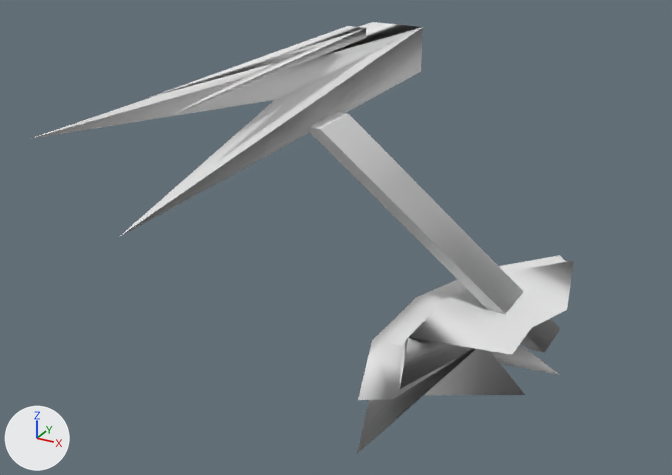
A saved change to the OBJ model assets/meshes/hull_terran_frigate_frag_1.obj.
One viewpoint serves both versions: a 50 mm camera at (0.23, -3.2, 2.51) aimed at (-1.42, -0.2, 1.01). The axes (+X, +Y, +Z) are drawn at lower left. The lights are the same throughout. The older version comes first. Where no turn or scale is listed for an object, it has been applied to the vertices.

Objects in the first picture: 'hull_terran_frigate_frag_1'.
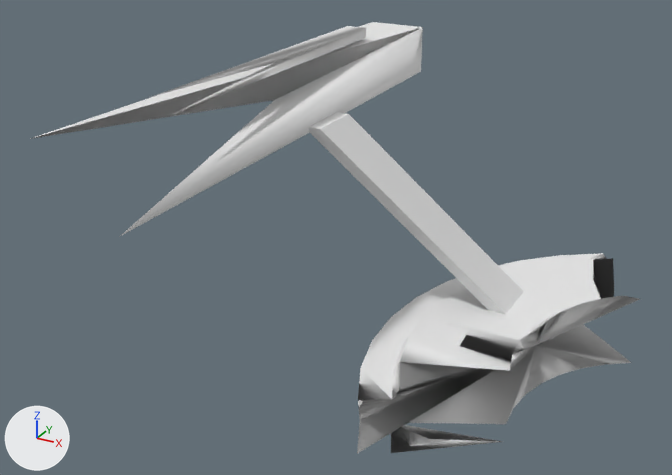
Changed parts and their boxes [x1, y1, x2, y2] in the pictures (672 x 475 px; the box of a moved part takes in the faces that stretch with it):
'hull_terran_frigate_frag_1', reshaped (12% wider)
    before: [30, 22, 574, 453]
    after: [30, 22, 640, 453]
part 1 of me_hull_terran_frigate_frag_1, built on
    before: [358, 255, 574, 453]
    after: [357, 253, 640, 453]
part 2 of me_hull_terran_frigate_frag_1, moved or reshaped
    both: [119, 28, 421, 237]

The change in detail:
me_hull_terran_frigate_frag_1 is used by ob_hull_terran_frigate_frag_1; location (0.0, 0.0, 0.0).
Verts and faces of me_hull_terran_frigate_frag_1; kept vertices keep their numbers, new ones are numbered from 61.
Before the commit, vertices of me_hull_terran_frigate_frag_1: 30 (-1.88, 1.02, 1.41), 32 (-1.6, 1.02, 1.63) at pixel (422, 27), 33 (-1.9, -1.26, 1.65) at pixel (28, 139), 34 (-1.58, -1.26, 1.39) at pixel (118, 237), 36 (-1.79, 0.58, 1.64).
Before the commit, vertices of me_hull_terran_frigate_frag_1: 38 (-1.69, 0.58, 1.69) at pixel (366, 28), 39 (-1.79, -0.83, 1.69), 40 (-1.69, -0.83, 1.64) at pixel (172, 114), 59 (-1.74, -0.12, 1.52) at pixel (274, 100), 60 (-1.74, -0.12, 1.67) at pixel (273, 63).
me_hull_terran_frigate_frag_1 had 61 vertices, 102 faces and spanned x -1.9..-0.61, y -1.26..1.03, z 0.28..1.69.
me_hull_terran_frigate_frag_1 now has 106 vertices, 190 faces and spans x -1.9..-0.35, y -1.26..1.16, z 0.28..1.69.
Part 1, on me_hull_terran_frigate_frag_1:
2 vertices are removed from x -0.91..-0.7, y 0.2..0.44, z 0.43..0.47.
60 faces are deleted.
42 vertices are added at x -1.28..-0.35, y -0.52..1.16, z 0.28..0.67.
5 new vertices lie (0.0, 0.0, 0.24) away from vertices in x -1.28..-0.64, y -0.39..1.16, z 0.33.
113 new faces join them, mat_skin (white #e7e7e7).
35 new faces join them, mat_interior (white #e7e7e7).
Part 2, on me_hull_terran_frigate_frag_1:
Faces deleted: (32, 34, 59), (30, 33, 59), (38, 40, 60), (36, 60, 40), (36, 39, 60), (38, 60, 39).
New faces: (32, 59, 34), (30, 59, 33), (36, 40, 60), (38, 60, 40), (38, 39, 60), (36, 60, 39) (mat_interior (white #e7e7e7)).
